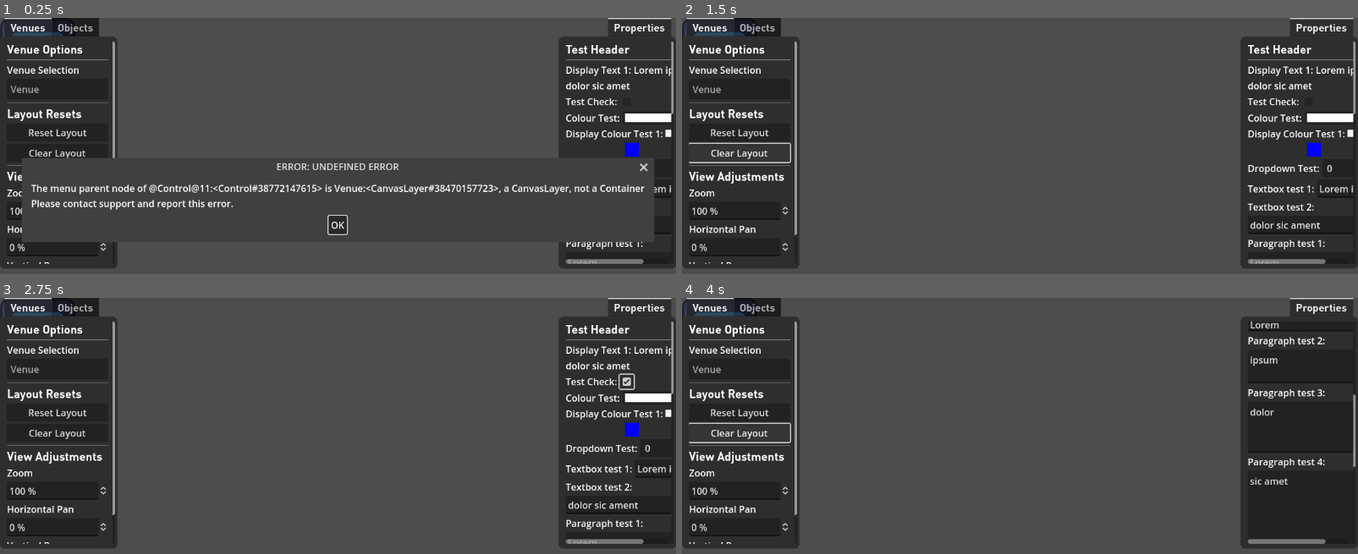
Above: before the commit, frames 1-4 (two rows, left to right).
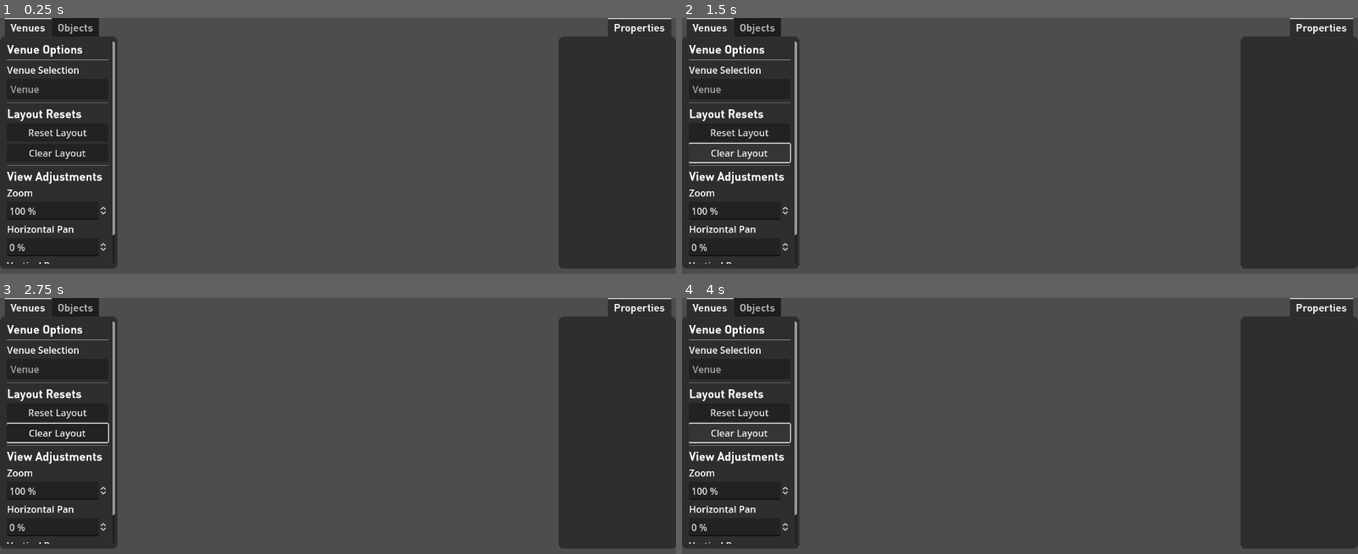
Above: after the commit, the same moments.

Repository: NeptunesOrca/Barcino
Game: Godot game, scene res://main.tscn
Same seed, same stepped clock (60 frames per second), same inputs: the game is played once before the commit and once after it. The project has no main scene, so this scene is started directly. The engine's default icon, where the game draws it, is replaced by a stand-in: a white triangle on a blue panel in a dark square.
Inputs (mouse positions are in pixels of both pictures, inside the frame that each line leads up to):
- Up to frame 1 (0.25 s): no input
- Up to frame 2 (1.5 s): click (1020, 225) at 0.5 s, where only the run before the commit has a clickable "OK"; click "Clear Layout" at 1.25 s
- Up to frame 3 (2.75 s): click (628, 382) at 2.02 s
- Up to frame 4 (4 s): click (1351, 449) at 2.75 s, where only the run before the commit has a clickable "0"; click "Clear Layout" at 3.5 s

The runs differ from the first frame. In frame 1, 5.8% of the frame differs, in the area x 0-100%, y 0-97%; in frame 2, 2.8%; in frame 3, 3.1%; in frame 4, 1.4%.

Commit message:
Added general properties to DraggableObject, closed out selection testing in TestingSuite

Diff:
--- a/Scripts/Objects/DraggableObject.gd
+++ b/Scripts/Objects/DraggableObject.gd
@@ -59,13 +59,35 @@
 #endregion
 
 #region General Properties
-
-#endregion
-
-#region Placement Properties
-
-#endregion
-#endregion
+const genpropheader = "General Properties"
+var genpropheaderprop = HeaderProperty.new(genpropheader)
+var typeName : String = "DraggableObject"
+var typeNameProp = DisplayTextProperty.new("Object Type", typeName)
+var genpropsep = SeperatorProperty.new(genpropheader + " seperator")
+var genprops = [genpropheaderprop, typeNameProp, genpropsep]
+#endregion
+
+#region Placement Properties,
+const posHeader = "Positional Properties"
+var posheaderprop = HeaderProperty.new(posHeader)
+const positionUnits = ""
+var xprop = NumericEntryProperty.new("X","setX",self.position.x,NumericEntryProperty.NO_MINIMUM,NumericEntryProperty.NO_MAXIMUM,2,"",positionUnits)
+var yprop = NumericEntryProperty.new("Y","setY",self.position.y,NumericEntryProperty.NO_MINIMUM,NumericEntryProperty.NO_MAXIMUM,2,"",positionUnits)
+const rotUnits = "°"
+var rotationprop = NumericEntryProperty.new("Rotation","setRotation",self.rotation_degrees,NumericEntryProperty.NO_MINIMUM,NumericEntryProperty.NO_MAXIMUM,1,"",rotUnits)
+var possep = SeperatorProperty.new(posHeader + "seperator")
+var posprops = [posheaderprop, xprop, yprop, rotationprop, possep]
+#endregion
+#endregion
+#endregion
+
+#region Class Initialization
+func _init():
+	collectProperties()
+
+func collectProperties():
+	propertyList.append_array(genprops)
+	propertyList.append_array(posprops)
 #endregion
 
 #region Startup
@@ -371,4 +393,20 @@
 #endregion
 #endregion
 
+#region Properties Adjustment
+func setName(text : String):
+	self.name = text
+
+func setX(x : float):
+	self.position.x = x
+
+func setY(y : float):
+	self.position.y = y
+
+func setRotation(angle : float):
+	self.rotation_degrees = angle
+
+func updatePosition():
+	pass
+#endregion
 #TODO: I'd really like to find a way to tell the object to deselect itself before it's deleted by queue free or similar, might have to look into that
--- a/Scripts/TestingSuite.gd
+++ b/Scripts/TestingSuite.gd
@@ -9,10 +9,10 @@
 func testsToCall():
 	#ErrorHandlerTesting() #TEST: passed DEC13/2024
 	#ErrorTesting() #TEST: passed DEC13/2024
-	SelectionPropertiesAndFieldsTesting() #TEST:
+	#SelectionPropertiesAndFieldsTesting() #TEST: passed DEC13/2024
 	return
 
-func SelectionPropertiesAndFieldsTesting():
+func SelectionPropertiesAndFieldsTesting(): #TEST: passed DEC13/2024
 	var testObj = testSelectionObject.new()
 	var layout = $"../Venue"
 	layout.add_child(testObj)
--- a/main.tscn
+++ b/main.tscn
@@ -1,11 +1,10 @@
-[gd_scene load_steps=10 format=3 uid="uid://bo3q75epmq7ul"]
+[gd_scene load_steps=9 format=3 uid="uid://bo3q75epmq7ul"]
 
 [ext_resource type="Script" path="res://Scripts/Menus/ControlMenu.gd" id="1_em4c8"]
 [ext_resource type="Theme" uid="uid://dqckf2al7eibk" path="res://UI/menu_style.tres" id="2_yg8xr"]
-[ext_resource type="Theme" path="res://UI/header_style.tres" id="4_oipcn"]
-[ext_resource type="Script" path="res://Scripts/Venues/Venue.gd" id="5_eydxy"]
-[ext_resource type="Script" path="res://Scripts/Menus/VenueController.gd" id="5_ux6w8"]
-[ext_resource type="Texture2D" uid="uid://12mdgdogebvk" path="res://icon.svg" id="6_ukox7"]
+[ext_resource type="Script" path="res://Scripts/Menus/VenueController.gd" id="4_785tn"]
+[ext_resource type="Theme" uid="uid://ew2ktx3ycuqo" path="res://UI/header_style.tres" id="4_oipcn"]
+[ext_resource type="Script" path="res://Scripts/Venues/Venue.gd" id="7_xsodd"]
 [ext_resource type="Script" path="res://Scripts/Objects/DraggableObject.gd" id="8_44xfp"]
 [ext_resource type="Script" path="res://Scripts/Menus/SelectionMenu.gd" id="9_k5117"]
 [ext_resource type="Script" path="res://Scripts/TestingSuite.gd" id="11_7hak7"]
@@ -61,15 +60,12 @@
 layout_mode = 2
 text = "Venue Selection"
 
-[node name="VenueControllerNode" type="ItemList" parent="MenuCanvasLayer/ControlMenu/Venues/VBoxContainer" node_paths=PackedStringArray("zoom_controller", "hztl_pan_controller", "vert_pan_controller")]
+[node name="VenueControllerNode" type="ItemList" parent="MenuCanvasLayer/ControlMenu/Venues/VBoxContainer"]
 layout_mode = 2
 size_flags_vertical = 3
 allow_reselect = true
 auto_height = true
-script = ExtResource("5_ux6w8")
-zoom_controller = NodePath("../Zoom and Pan Testing/ZoomSpin")
-hztl_pan_controller = NodePath("../Zoom and Pan Testing/HztlSpin")
-vert_pan_controller = NodePath("../Zoom and Pan Testing/VertSpin")
+script = ExtResource("4_785tn")
 
 [node name="HSeparator2" type="HSeparator" parent="MenuCanvasLayer/ControlMenu/Venues/VBoxContainer"]
 layout_mode = 2
@@ -194,9 +190,7 @@
 
 [node name="Venue" type="CanvasLayer" parent="."]
 visible = false
-script = ExtResource("5_eydxy")
-venueName = "Test"
-venueImage = ExtResource("6_ukox7")
+script = ExtResource("7_xsodd")
 
 [node name="Testing" type="Node" parent="." node_paths=PackedStringArray("ErrorHandlerTest")]
 script = ExtResource("11_7hak7")
Not shown: 1 places in UI/header_style.tres that only renumber resources
